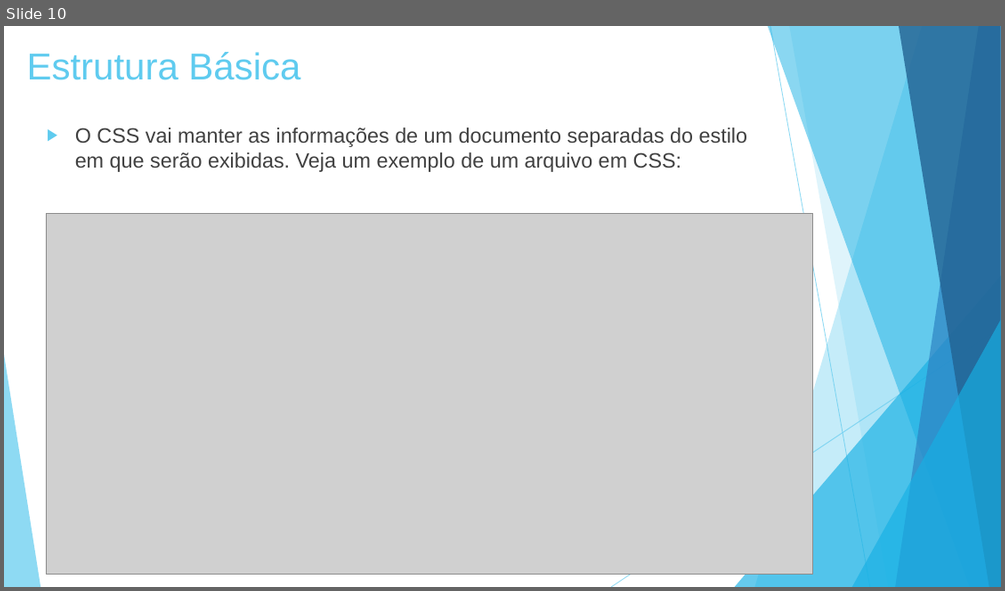
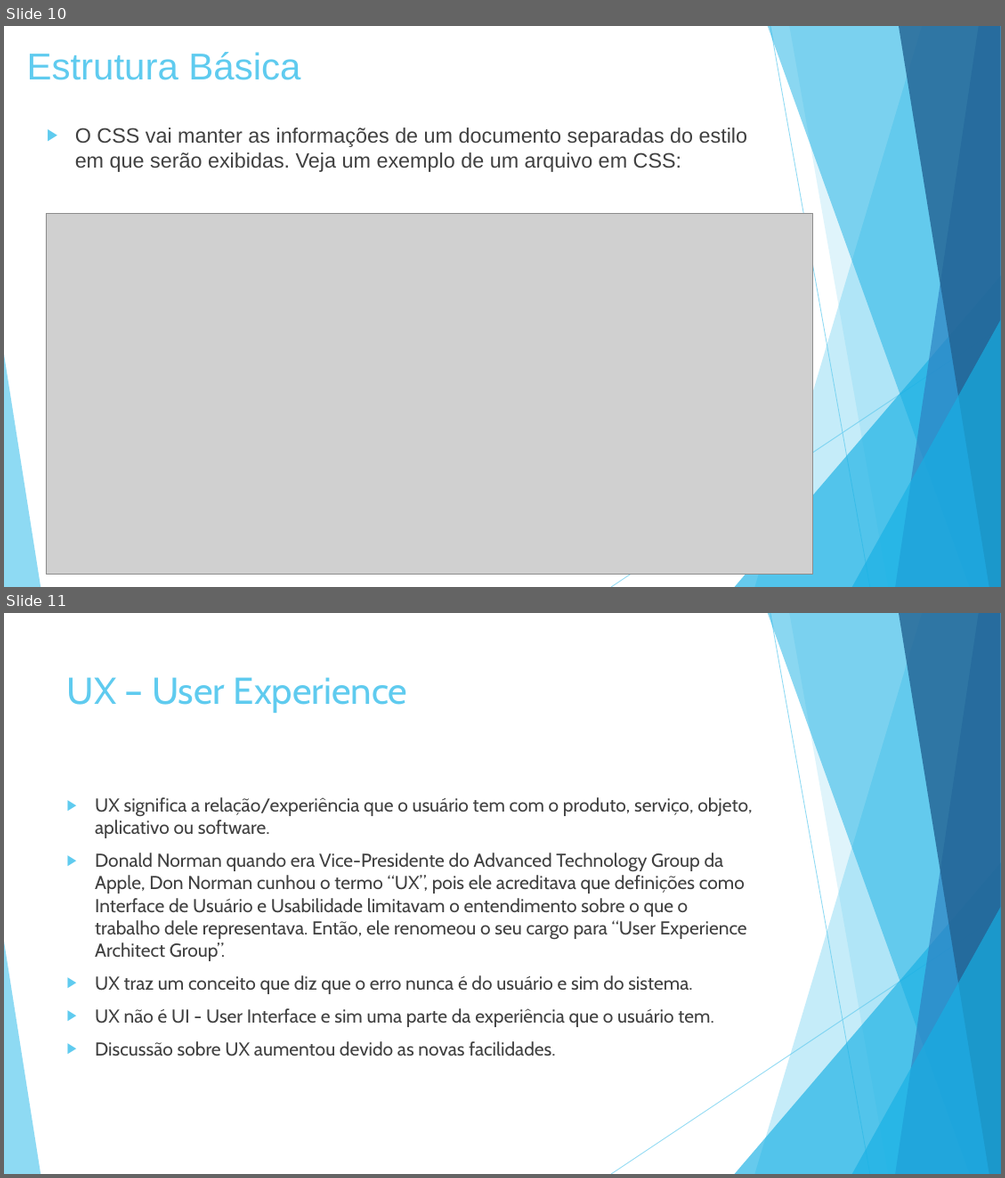
Before and after one commit to xXCh0cOl4T3Xx/TWDM, a slide deck: HTML_CSS.pptx. Shown one above the other, each under a label of ours: slide 10 before the commit, slides 10 and 11 after it. The pictures are 1005x591 and 1005x1178 pixels, drawn with LibreOffice and Linux fonts; fonts in the diff are those of the drawing; grey boxes stand for pictures. Boxes give left, top, right and bottom in pixels: in the first picture for what was removed or moved away, otherwise in the second. Text is boxed around its words. In the diff, an @@ line names an element or a change of style, - is before the commit and + after.

Commit message:
Alteração nas referencias e apresentação

```diff
--- a/HTML_CSS.pptx
+++ b/HTML_CSS.pptx
@@ slide 11 added at [4,613,1001,1174], background #FFFFFF; not listed: 10 template elements that a slide beside it also shows @@
@@ title added at [67,677,408,713], 36 pt, text #5FCBEF @@
+UX – User Experience
@@ text added at [95,797,752,1056], 18 pt, text #404040 @@
+▶ UX significa a relação/experiência que o usuário tem com o produto, serviço, objeto, aplicativo ou software.
+▶ Donald Norman quando era Vice-Presidente do Advanced Technology Group da Apple, Don Norman cunhou o termo “UX”, pois ele acreditava que definições como Interface de Usuário e Usabilidade limitavam o entendimento sobre o que o trabalho dele representava. Então, ele renomeou o seu cargo para “User Experience Architect Group”.
+▶ UX traz um conceito que diz que o erro nunca é do usuário e sim do sistema.
+▶ UX não é UI - User Interface e sim uma parte da experiência que o usuário tem.
+▶ Discussão sobre UX aumentou devido as novas facilidades.
```
Also in this commit, not shown: 1 other file.
